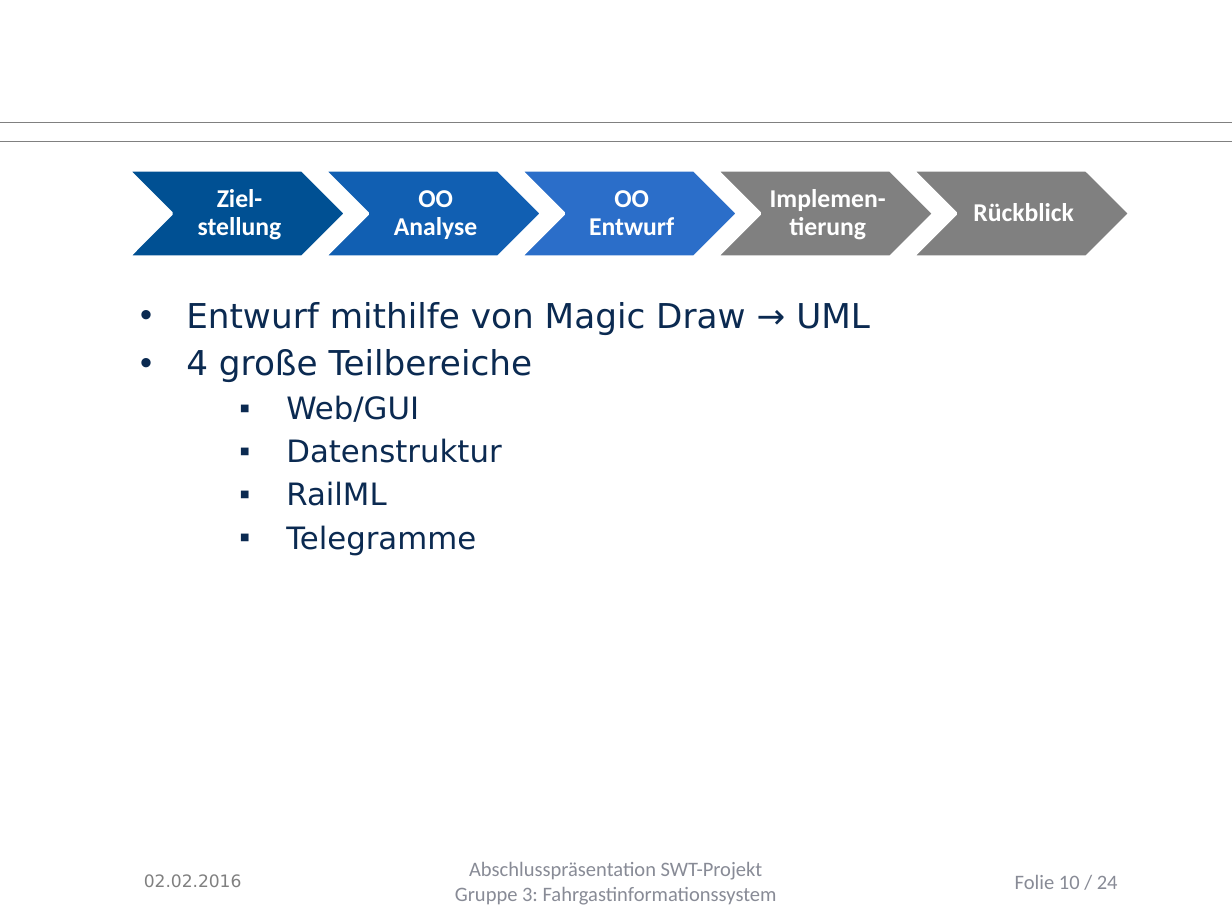
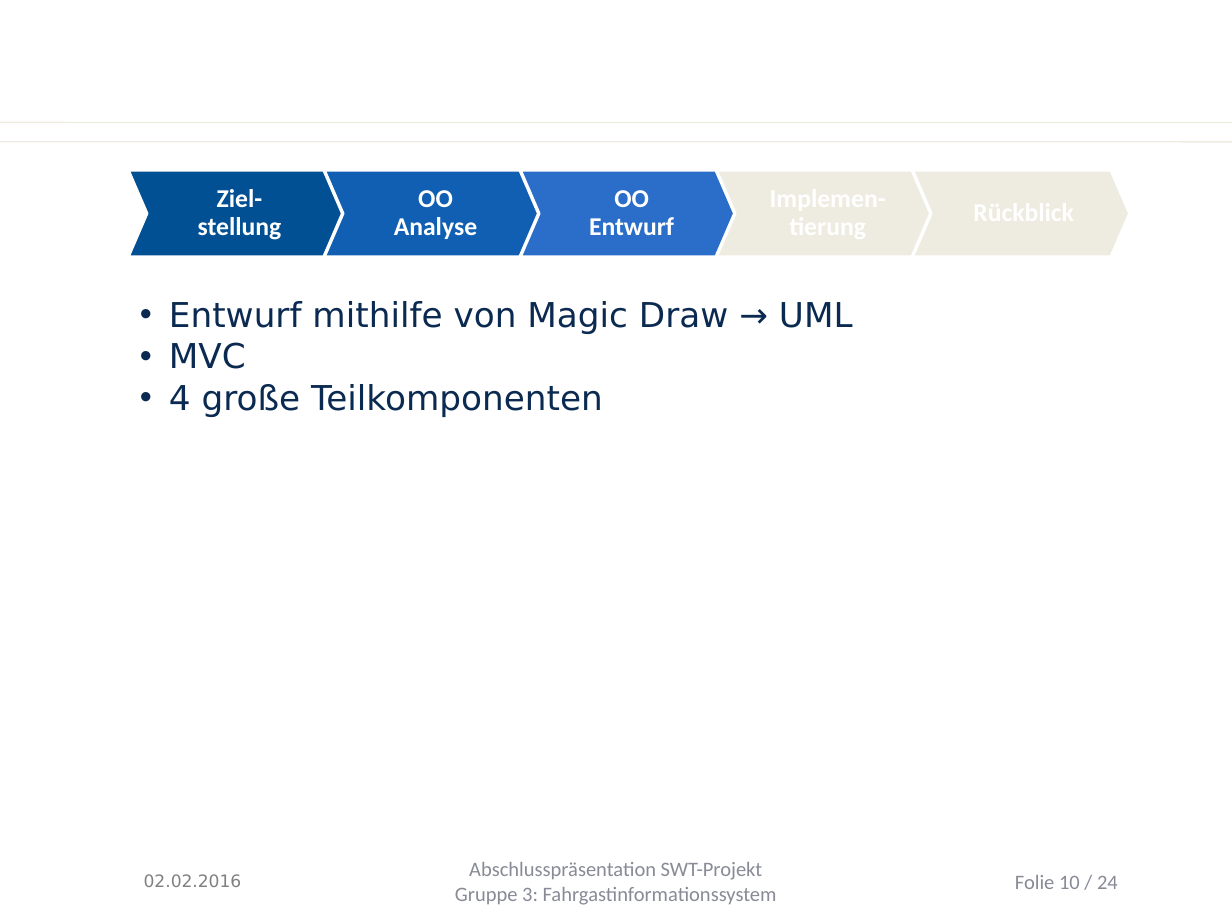
Before and after one commit to Juu98/fahrgastinformationssystem, a slide deck: slide 10 of organisation/Endpräsentation/abschlusspraesentation.pptx. Drawn at 1232x924 pixels with LibreOffice and Linux fonts; fonts in the diff are those of the drawing; background and template pictures are left out. Boxes give left, top, right and bottom in pixels: in the first picture for what was removed or moved away, otherwise in the second. Text is boxed around its words. In the diff, an @@ line names an element or a change of style, - is before the commit and + after.

```diff
--- a/organisation/Endpräsentation/abschlusspraesentation.pptx
+++ b/organisation/Endpräsentation/abschlusspraesentation.pptx
@@ line (0, 122) - (1232, 122): stroke #808080 0.75 pt to #EEECE1 0.74 pt @@
@@ line (0, 142) - (1232, 142): stroke #808080 0.75 pt to #EEECE1 0.74 pt @@
@@ outline #FFFFFF 2 pt to #FFFFFF 2.01 pt; proportions changed in 3 elements at (x1=128, y1=170, x2=346, y2=257), (x1=324, y1=170, x2=542, y2=257), (x1=520, y1=170, x2=738, y2=257) @@
@@ chevron at (x1=716, y1=170, x2=934, y2=257): fill #808080 to #EEECE1; outline #FFFFFF 2 pt to #FFFFFF 2.01 pt; proportions changed @@
@@ chevron at (x1=912, y1=170, x2=1130, y2=257): fill #808080 to #EEECE1; outline #FFFFFF 2 pt to #FFFFFF 2.01 pt; proportions changed @@
@@ text at (x1=169, y1=301, x2=853, y2=334): indent changed @@
@@ text at (x1=169, y1=342, x2=603, y2=417): text changed; size 18 to 20 pt @@
-• 4 große Teilbereiche
-  ▪ Web/GUI
-  ▪ Datenstruktur
-  ▪ RailML
-  ▪ Telegramme
+• MVC
+• 4 große Teilkomponenten
```
Also in this commit, not shown: 22 other slides changed, 1 slide removed.
